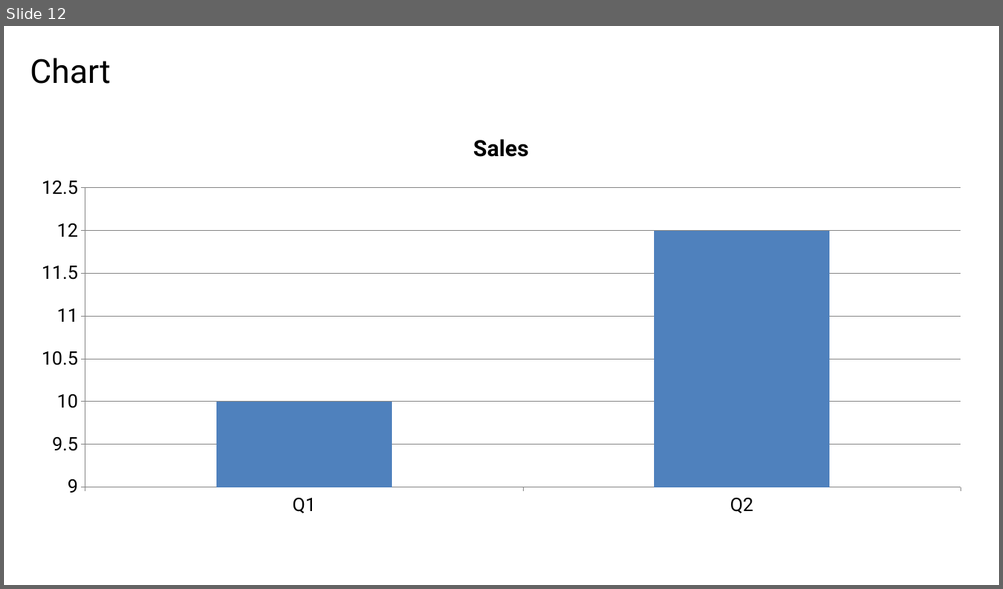
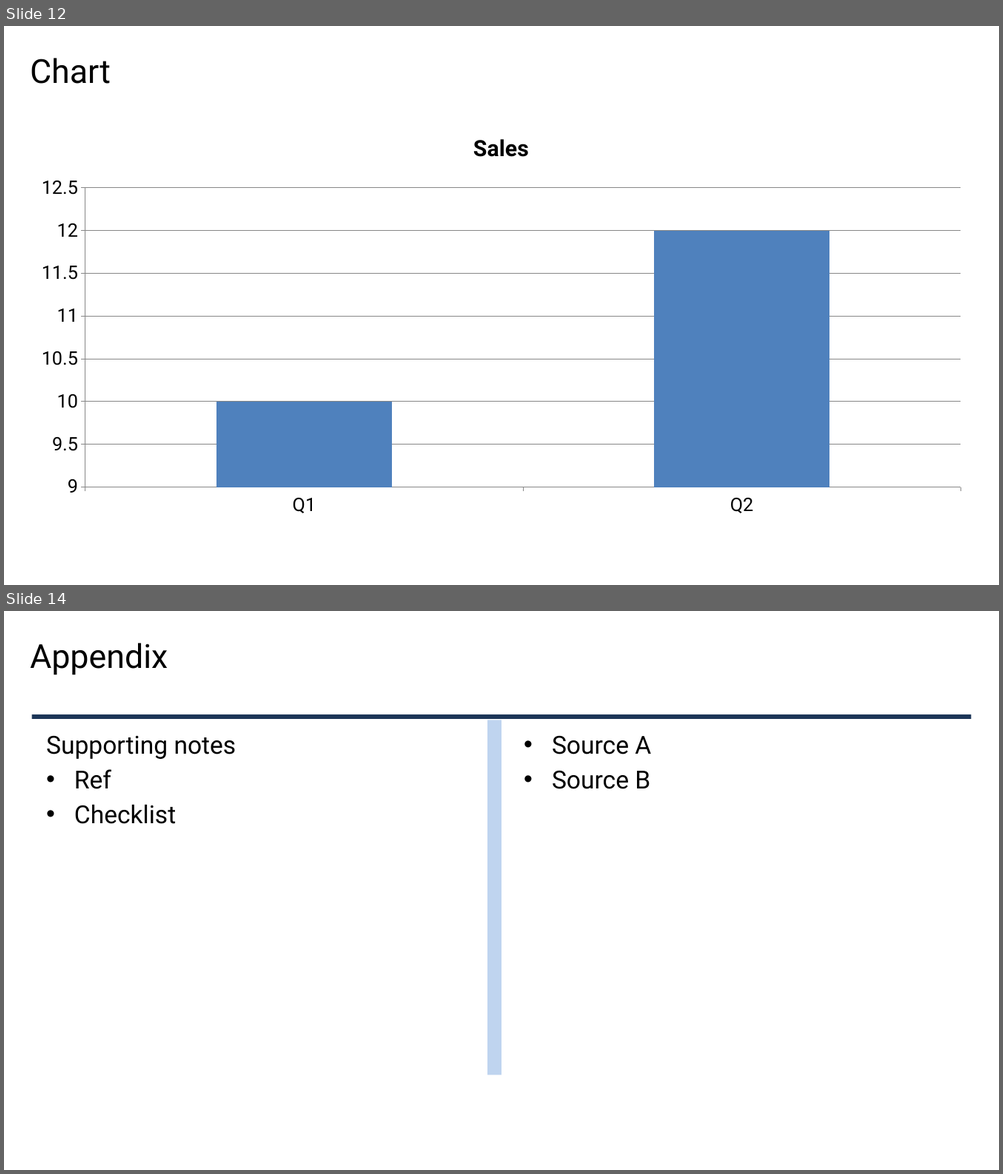
Before and after one commit to ymuichiro/pptx-parser-for-ai, a slide deck: examples/review/sample-deck.generated.pptx. Shown one above the other, each under a label of ours: slide 12 before the commit, slides 12 and 14 after it; the slides between them are not shown. The pictures are 1003x589 and 1003x1174 pixels, drawn with LibreOffice and Linux fonts; fonts in the diff are those of the drawing. Boxes give left, top, right and bottom in pixels: in the first picture for what was removed or moved away, otherwise in the second. Text is boxed around its words. In the diff, an @@ line names an element or a change of style, - is before the commit and + after.

```diff
--- a/examples/review/sample-deck.generated.pptx
+++ b/examples/review/sample-deck.generated.pptx
@@ slide 14 added at box(4, 611, 999, 1170), background #FFFFFF @@
@@ title added at box(30, 643, 168, 675), 32 pt, text #000000 @@
+Appendix
@@ rectangle added at box(31, 715, 971, 719), fill #1C3557 @@
@@ rectangle added at box(487, 720, 502, 1075), fill #BFD4EF @@
@@ text added at box(46, 735, 236, 824), 24 pt, text #000000 @@
+Supporting notes
+• Ref
+• Checklist
@@ text added at box(552, 735, 651, 789), 24 pt, text #000000 @@
+• Source A
+• Source B
```
Also in this commit, not shown: 9 slides changed, 2 other slides added, 3 slides removed, 56 other files.
